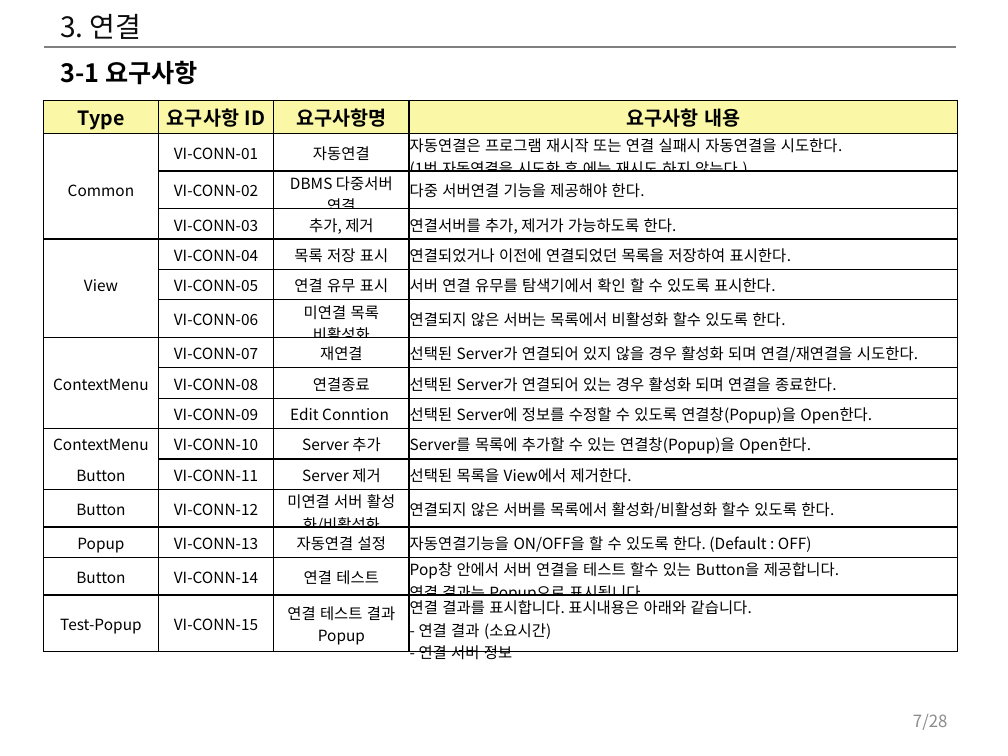
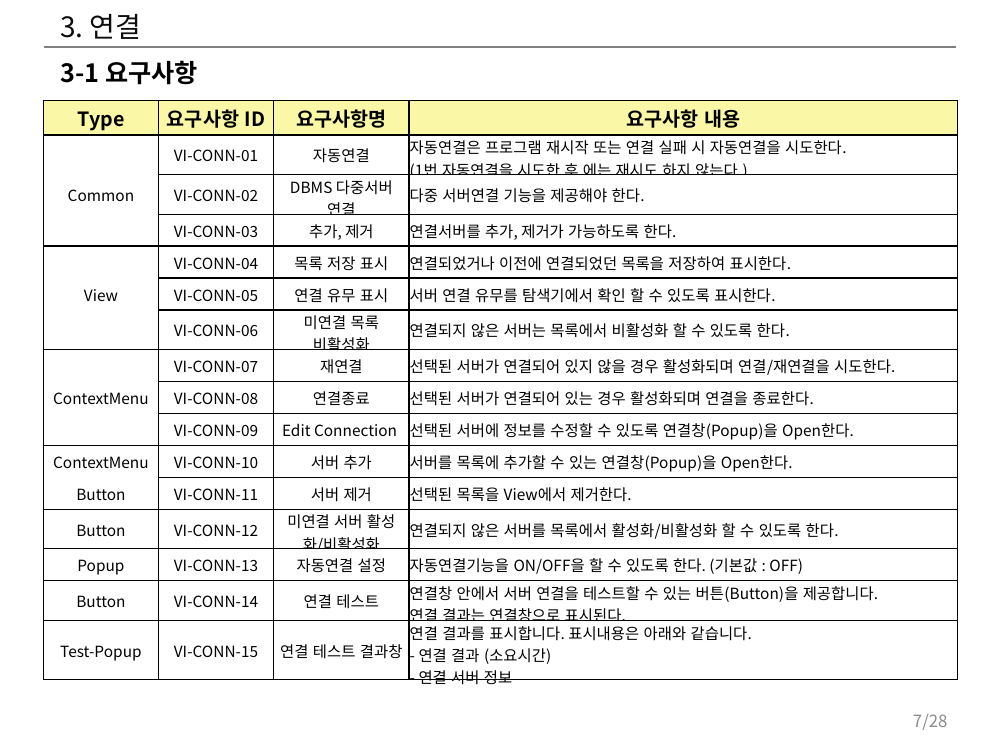
Before and after one commit to postech-dblab-iitp/visual-tool, a slide deck: slide 7 of ViT_docs/시각화도구_UI_UX_기획서.pptx. Drawn at 1008x756 pixels with LibreOffice and Linux fonts; fonts in the diff are those of the drawing. Boxes give left, top, right and bottom in pixels: in the first picture for what was removed or moved away, otherwise in the second. Text is boxed around its words. In the diff, an @@ line names an element or a change of style, - is before the commit and + after.

Commit message:
GDBMS를 위한 시각화 도구 설계 리뷰 후 수정 사항 적용. (Teams를통해 리뷰 진행)

```diff
--- a/ViT_docs/시각화도구_UI_UX_기획서.pptx
+++ b/ViT_docs/시각화도구_UI_UX_기획서.pptx
@@ table at <box>43,100,958,689</box> @@
-row 2, column 4: 자동연결은 프로그램 재시작 또는 연결 실패시 자동연결을 시도한다. (1번 자동연결을 시도한 후 에는 재시도 하지 않는다.)
+row 2, column 4: 자동연결은 프로그램 재시작 또는 연결 실패 시 자동연결을 시도한다. (1번 자동연결을 시도한 후 에는 재시도 하지 않는다.)
-row 7, column 4: 연결되지 않은 서버는 목록에서 비활성화 할수 있도록 한다.
+row 7, column 4: 연결되지 않은 서버는 목록에서 비활성화 할 수 있도록 한다.
-row 8, column 4: 선택된 Server가 연결되어 있지 않을 경우 활성화 되며 연결/재연결을 시도한다.
+row 8, column 4: 선택된 서버가 연결되어 있지 않을 경우 활성화되며 연결/재연결을 시도한다.
-row 9, column 4: 선택된 Server가 연결되어 있는 경우 활성화 되며 연결을 종료한다.
+row 9, column 4: 선택된 서버가 연결되어 있는 경우 활성화되며 연결을 종료한다.
-row 10, column 3: Edit Conntion
+row 10, column 3: Edit Connection
-row 10, column 4: 선택된 Server에 정보를 수정할 수 있도록 연결창(Popup)을 Open한다.
+row 10, column 4: 선택된 서버에 정보를 수정할 수 있도록 연결창(Popup)을 Open한다.
-row 11, column 3: Server 추가
+row 11, column 3: 서버 추가
-row 11, column 4: Server를 목록에 추가할 수 있는 연결창(Popup)을 Open한다.
+row 11, column 4: 서버를 목록에 추가할 수 있는 연결창(Popup)을 Open한다.
-row 12, column 3: Server 제거
+row 12, column 3: 서버 제거
-row 13, column 4: 연결되지 않은 서버를 목록에서 활성화/비활성화 할수 있도록 한다.
+row 13, column 4: 연결되지 않은 서버를 목록에서 활성화/비활성화 할 수 있도록 한다.
-row 14, column 4: 자동연결기능을 ON/OFF을 할 수 있도록 한다. (Default : OFF)
+row 14, column 4: 자동연결기능을 ON/OFF을 할 수 있도록 한다. (기본값 : OFF)
-row 15, column 4: Pop창 안에서 서버 연결을 테스트 할수 있는 Button을 제공합니다. 연결 결과는 Popup으로 표시됩니다.
+row 15, column 4: 연결창 안에서 서버 연결을 테스트할 수 있는 버튼(Button)을 제공합니다. 연결 결과는 연결창으로 표시된다.
-row 16, column 3: 연결 테스트 결과 Popup
+row 16, column 3: 연결 테스트 결과창
```
Also in this commit, not shown: 7 other slides changed, 3 other files.
